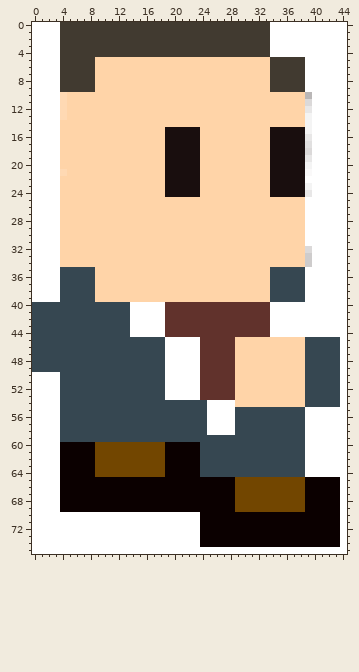
A sprite sheet gets an edit: Images/ronaldus_run_2.png. Above is the file before it was changed.
The file is 45x76 pixels. Colours within 5 levels of each other are drawn and written as one.
The same view after the edit:
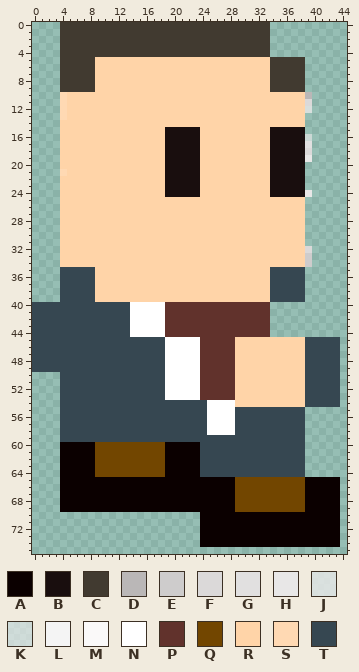
Palette (. is transparent): A #0b0000  B #190e0e  C #413a30  D #bab7b7  E #cecccc  F #dbd9d9  G #e1e0e0  H #e8e7e7  J #ebeaeacc  K #ecebebaa  L #f4f4f4  M #faf9f9  N #ffffff  P #61322c  Q #724600  R #ffd4a8  S #ffd9b3  T #364751
Changes in this commit:
y 0..4: x 0..3 NNNN -> ....; x 34..44 NNNNNNNNNNN -> ...........
y 5..9: x 0..3 NNNN -> ....; x 39..44 NNNNNN -> ......
y 10..11: x 0..3 NNNN -> ....; x 40..44 NNNNN -> .....
y 12: x 0..3 NNNN -> ....; x 39..44 HNNNNN -> J.....
y 13..15: x 0..3 NNNN -> ....; x 39..44 LNNNNN -> ......
y 16: x 0..3 NNNN -> ....; x 39..44 HNNNNN -> K.....
y 17..19: x 0..3 NNNN -> ....; x 40..44 NNNNN -> .....
y 20: x 0..3 NNNN -> ....; x 39..44 LNNNNN -> ......
y 21: x 0..3 NNNN -> ....; x 39..44 MNNNNN -> ......
y 22: x 0..3 NNNN -> ....; x 39..44 NNNNNN -> ......
y 23: x 0..3 NNNN -> ....; x 39..44 LNNNNN -> ......
y 24: x 0..3 NNNN -> ....; x 40..44 NNNNN -> .....
y 25..31: x 0..3 NNNN -> ....; x 39..44 NNNNNN -> ......
y 32..34: x 0..3 NNNN -> ....; x 40..44 NNNNN -> .....
y 35..39: x 0..3 NNNN -> ....; x 39..44 NNNNNN -> ......
y 40..44: x 34..44 NNNNNNNNNNN -> ...........
y 45..49: x 44 N -> .
y 50..54: x 0..3 NNNN -> ....; x 44 N -> .
y 55..64: x 0..3 NNNN -> ....; x 39..44 NNNNNN -> ......
y 65..69: x 0..3 NNNN -> ....; x 44 N -> .
y 70..74: x 0..23 NNNNNNNNNNNNNNNNNNNNNNNN -> ........................; x 44 N -> .
y 75: x 0..44 NNNNNNNNNNNNNNNNNNNNNNNNNNNNNNNNNNNNNNNNNNNNN -> .............................................
Where, in picture pixels (left, top, right, bottom), the same in both pictures:
changed: (32, 22, 347, 554)
